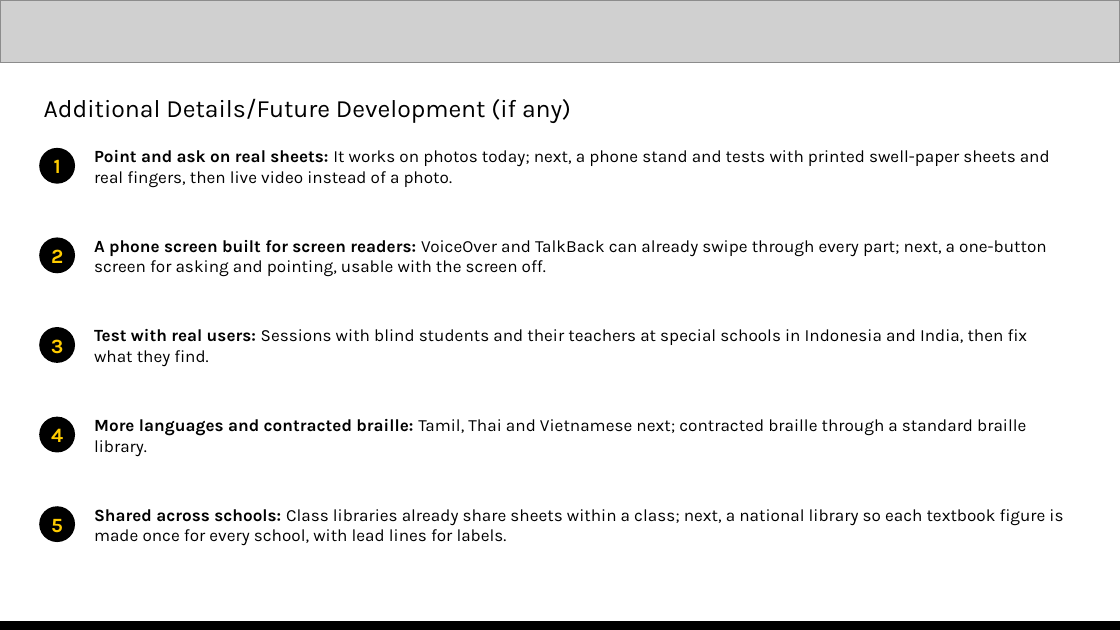
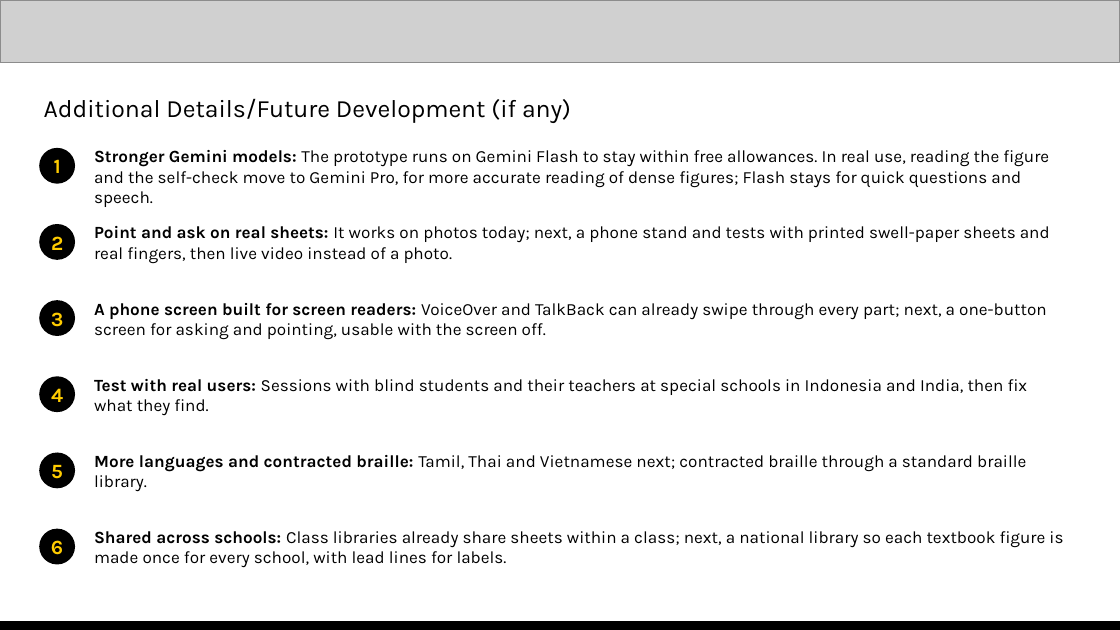
Before and after one commit to padmanabhan-r/timbul, a slide deck: slide 12 of deck/work/Timbul - AI Builder Cup.pptx. Drawn at 1120x630 pixels with LibreOffice and Linux fonts; fonts in the diff are those of the drawing; grey boxes stand for pictures. Boxes give left, top, right and bottom in pixels: in the first picture for what was removed or moved away, otherwise in the second. Text is boxed around its words. In the diff, an @@ line names an element or a change of style, - is before the commit and + after.

Commit message:
Say that real use moves reading and the self-check to Gemini Pro

```diff
--- a/deck/work/Timbul - AI Builder Cup.pptx
+++ b/deck/work/Timbul - AI Builder Cup.pptx
@@ text added at [94, 150, 1049, 207], 11 pt, text #000000 @@
+Stronger Gemini models: The prototype runs on Gemini Flash to stay within free allowances. In real use, reading the figure and the self-check move to Gemini Pro, for more accurate reading of dense figures; Flash stays for quick questions and speech.
@@ ellipse "2": place and size @@
-ellipse "2" at [39, 237, 75, 273]
+ellipse "2" at [39, 224, 75, 260]
@@ text "Point and ask on real ...": place and size @@
-text "Point and ask on real ..." at [94, 150, 1050, 188]
+text "Point and ask on real ..." at [94, 226, 1050, 264]
@@ text "A phone screen built for ...": place and size @@
-text "A phone screen built for ..." at [94, 240, 1047, 277]
+text "A phone screen built for ..." at [94, 303, 1047, 340]
@@ ellipse "3": place and size @@
-ellipse "3" at [39, 327, 75, 363]
+ellipse "3" at [39, 300, 75, 336]
@@ ellipse "4": place and size @@
-ellipse "4" at [39, 417, 75, 452]
+ellipse "4" at [39, 376, 75, 412]
@@ text "Test with real users: Sessions ...": place and size @@
-text "Test with real users: Sessions ..." at [94, 329, 1028, 366]
+text "Test with real users: Sessions ..." at [94, 379, 1028, 415]
@@ text "More languages and contracted braille: ...": place and size @@
-text "More languages and contracted braille: ..." at [94, 419, 1026, 456]
+text "More languages and contracted braille: ..." at [94, 455, 1026, 492]
@@ ellipse "5": place and size @@
-ellipse "5" at [39, 506, 75, 542]
+ellipse "5" at [39, 452, 75, 488]
@@ ellipse added at [39, 529, 75, 564], fill #000000, 13 pt, text #FFCC00, bold @@
+6
@@ text "Shared across schools: Class libraries ...": place and size @@
-text "Shared across schools: Class libraries ..." at [94, 509, 1063, 546]
+text "Shared across schools: Class libraries ..." at [94, 531, 1063, 568]
```
Also in this commit, not shown: 2 other slides changed, 2 other files.
